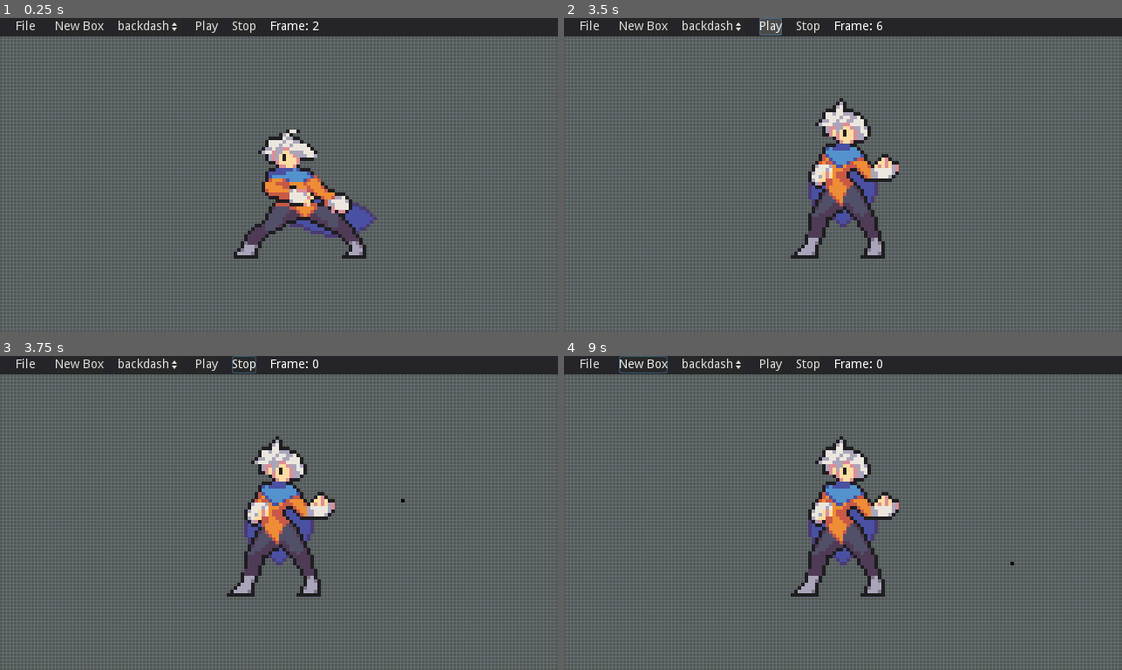
Above: before the commit, frames 1-4 (two rows, left to right).
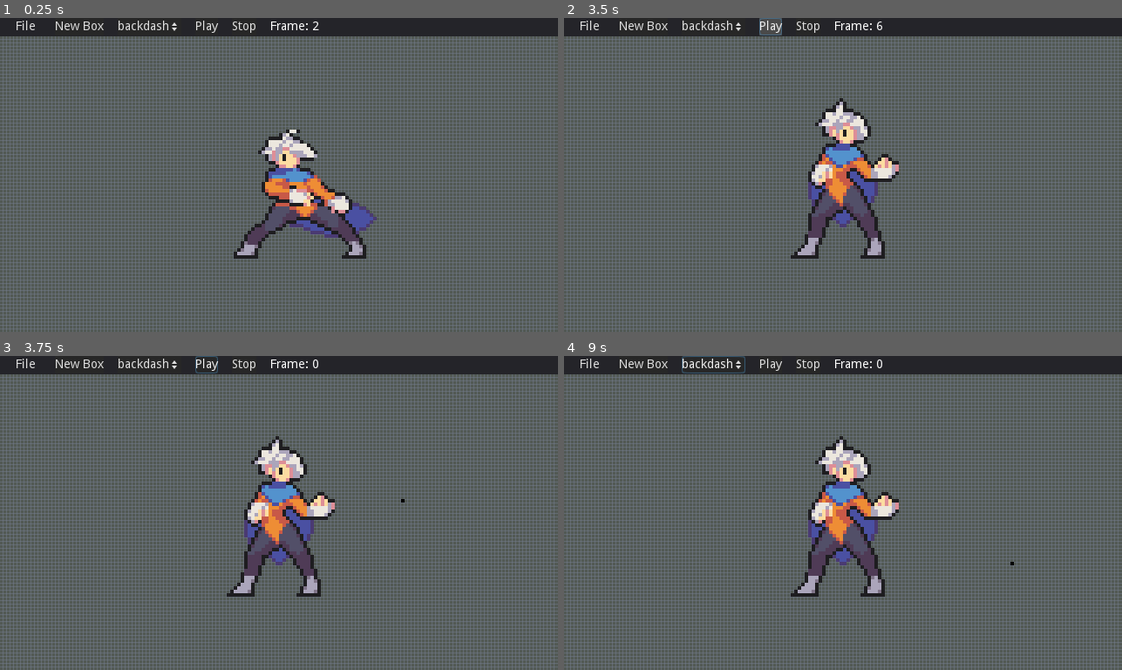
Above: after the commit, the same moments.

Repository: coelhucas/hitbox-editor
Game: Godot game, scene res://Scenes/Canvas.tscn
Two runs of this game, one before a commit and one after it. Both use one fixed random seed, a clock stepped at 60 frames per second and the inputs below.
Inputs (mouse positions are in pixels of both pictures, inside the frame that each line leads up to):
- Up to frame 1 (0.25 s): no input
- Up to frame 2 (3.5 s): click "New Box" at 0.5 s; click "New Box" at 1.25 s; click "Play" at 2 s; click "Play" at 2.75 s
- Up to frame 3 (3.75 s): move the mouse to (401, 497) at 3.52 s; hold Right (ui_right) from 3.53 s (still down); hold S (cam_down) from 3.53 s (still down); click (401, 497) at 3.67 s
- Up to frame 4 (9 s): release Right (ui_right) at 4.25 s; release S (cam_down) at 4.25 s; click "File" at 4.25 s; click "Stop" at 5 s; click "backdash" at 5.75 s; tap Enter at 6.5 s; drag from (731, 528) to (815, 575) at 6.52 s; move the mouse to (898, 443) at 7.27 s; hold Right (ui_right) 7.28-8 s; hold D (cam_right) 7.28-8 s; tap Space at 8 s; drag from (815, 575) to (675, 465) at 8.02 s; move the mouse to (1010, 560) at 8.77 s; press the mouse at (1010, 560) at 8.78 s; hold Left (ui_left) from 8.78 s (still down)

Frames 1-2 are identical in both runs. In frame 3, less than 0.1% of the frame differs, in the area x 35-46%, y 0-6%; in frame 4, 0.2%, in the area x 9-33%, y 0-6%.

Commit message:
Fix navigation by keyboard

Diff:
--- a/Scenes/Canvas.tscn
+++ b/Scenes/Canvas.tscn
@@ -232,6 +232,7 @@
 margin_left = 12.0
 margin_right = 638.0
 margin_bottom = 20.0
+focus_mode = 1
 custom_constants/separation = 16
 
 [node name="File" type="MenuButton" parent="CanvasLayer/Header/Separator"]
@@ -243,45 +244,55 @@
 margin_left = 51.0
 margin_right = 107.0
 margin_bottom = 20.0
-custom_styles/hover = ExtResource( 4 )
-custom_styles/pressed = ExtResource( 5 )
-custom_styles/normal = ExtResource( 6 )
+focus_mode = 1
+custom_styles/hover = ExtResource( 4 )
+custom_styles/pressed = ExtResource( 5 )
+custom_styles/normal = ExtResource( 6 )
+enabled_focus_mode = 1
 text = "New Box"
 
 [node name="AnimationSelector" type="OptionButton" parent="CanvasLayer/Header/Separator"]
 margin_left = 123.0
 margin_right = 246.0
 margin_bottom = 20.0
-custom_styles/hover = ExtResource( 4 )
-custom_styles/pressed = ExtResource( 5 )
-custom_styles/normal = ExtResource( 6 )
+focus_mode = 1
+custom_styles/hover = ExtResource( 4 )
+custom_styles/pressed = ExtResource( 5 )
+custom_styles/normal = ExtResource( 6 )
+enabled_focus_mode = 1
 text = "Select Animation"
 
 [node name="PlayBtn" type="Button" parent="CanvasLayer/Header/Separator"]
 margin_left = 262.0
 margin_right = 288.0
 margin_bottom = 20.0
-custom_styles/hover = ExtResource( 4 )
-custom_styles/pressed = ExtResource( 5 )
-custom_styles/normal = ExtResource( 6 )
+focus_mode = 1
+custom_styles/hover = ExtResource( 4 )
+custom_styles/pressed = ExtResource( 5 )
+custom_styles/normal = ExtResource( 6 )
+enabled_focus_mode = 1
 text = "Play"
 
 [node name="StopBtn" type="Button" parent="CanvasLayer/Header/Separator"]
 margin_left = 304.0
 margin_right = 332.0
 margin_bottom = 20.0
-custom_styles/hover = ExtResource( 4 )
-custom_styles/pressed = ExtResource( 5 )
-custom_styles/normal = ExtResource( 6 )
+focus_mode = 1
+custom_styles/hover = ExtResource( 4 )
+custom_styles/pressed = ExtResource( 5 )
+custom_styles/normal = ExtResource( 6 )
+enabled_focus_mode = 1
 text = "Stop"
 
 [node name="Button" type="Button" parent="CanvasLayer/Header/Separator"]
 visible = false
 margin_right = 20.0
 margin_bottom = 20.0
-custom_styles/hover = ExtResource( 4 )
-custom_styles/pressed = ExtResource( 5 )
-custom_styles/normal = ExtResource( 6 )
+focus_mode = 1
+custom_styles/hover = ExtResource( 4 )
+custom_styles/pressed = ExtResource( 5 )
+custom_styles/normal = ExtResource( 6 )
+enabled_focus_mode = 1
 text = "<"
 
 [node name="CurrentFrameLabel" type="Label" parent="CanvasLayer/Header/Separator"]
Not shown, changed: .DS_Store
